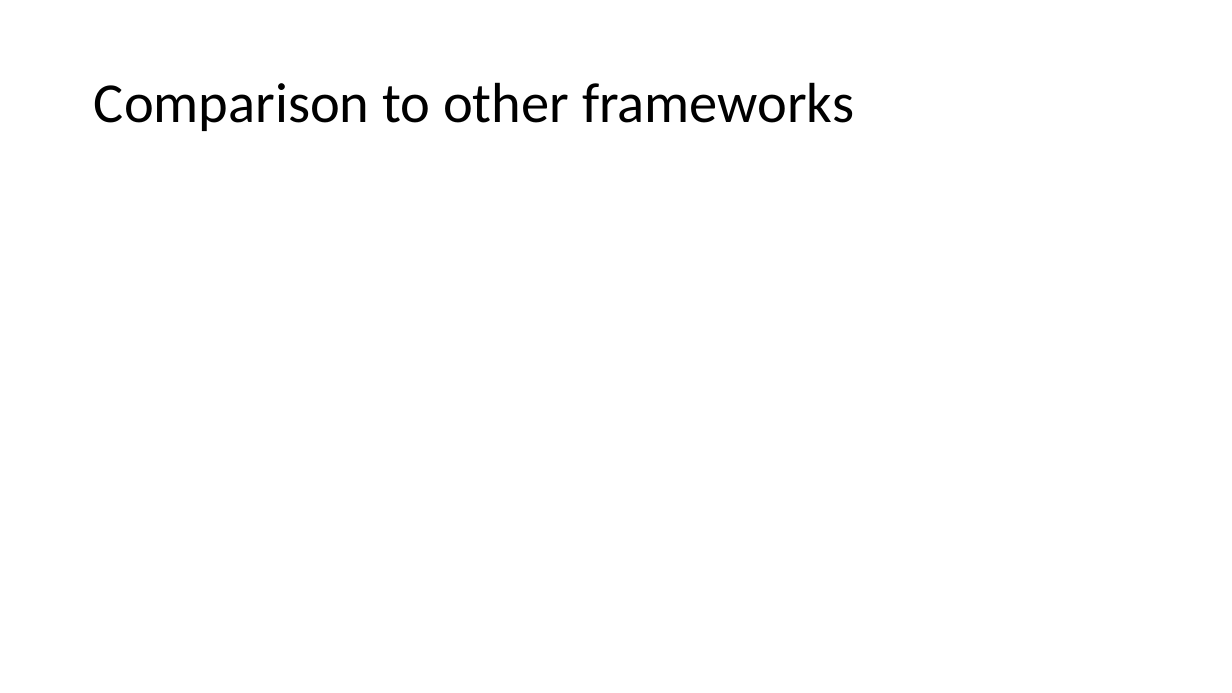
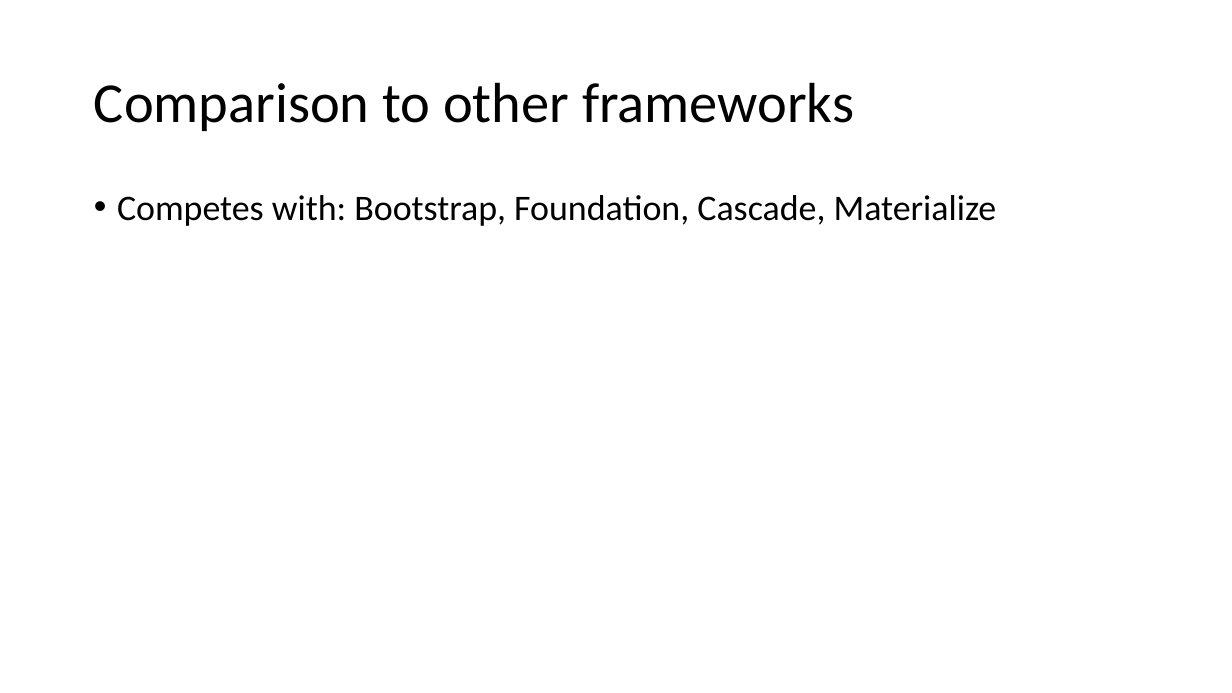
Before and after one commit to jeremyryan/swe_632_tech_talk, a slide deck: slide 9 of SWE_632_Tech_Talk.pptx. Drawn at 1232x693 pixels with LibreOffice and Linux fonts; fonts in the diff are those of the drawing. Boxes give left, top, right and bottom in pixels: in the first picture for what was removed or moved away, otherwise in the second. Text is boxed around its words. In the diff, an @@ line names an element or a change of style, - is before the commit and + after.

Commit message:
Updated powerpoint.

```diff
--- a/SWE_632_Tech_Talk.pptx
+++ b/SWE_632_Tech_Talk.pptx
@@ text added at box(117, 195, 997, 226), 28 pt, text #000000 @@
+• Competes with: Bootstrap, Foundation, Cascade, Materialize
```
Also in this commit, not shown: 3 other slides changed, 6 slides added, 6 slides removed.
